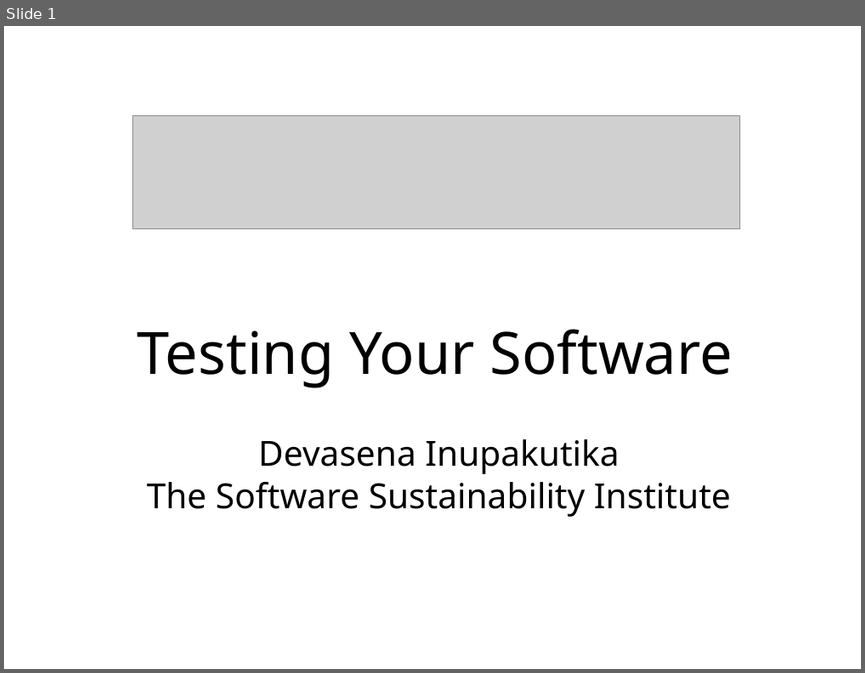
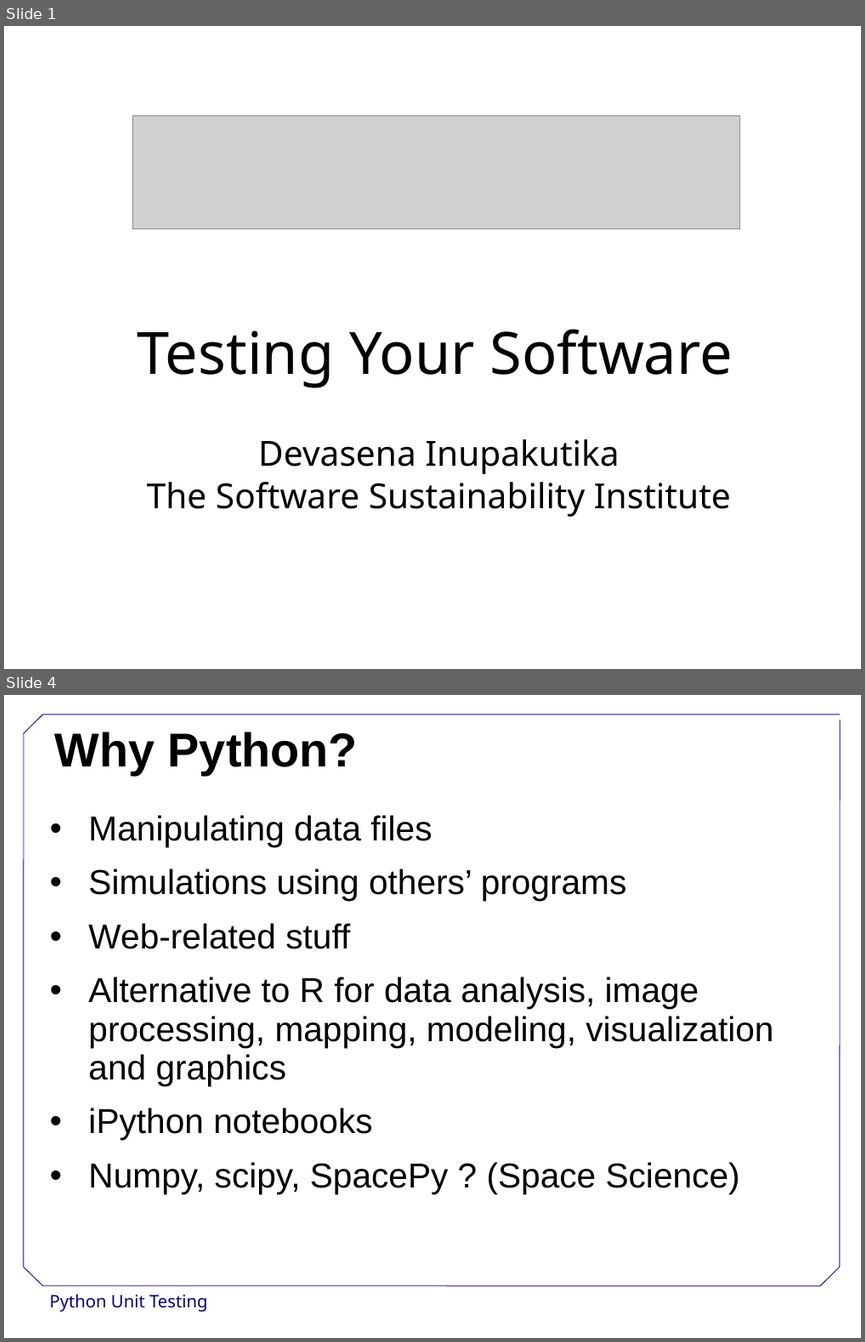
Before and after one commit to DevasenaInupakutika/2014-06-25-Reading, a slide deck: Python-Unit-Testing.ppt. Shown one above the other, each under a label of ours: slide 1 before the commit, slides 1 and 4 after it; the slides between them are not shown. The pictures are 865x673 and 865x1342 pixels, drawn with LibreOffice and Linux fonts; fonts in the diff are those of the drawing; grey boxes stand for pictures; background and template pictures are left out. Boxes give left, top, right and bottom in pixels: in the first picture for what was removed or moved away, otherwise in the second. Text is boxed around its words. In the diff, an @@ line names an element or a change of style, - is before the commit and + after.

Commit message:
Updated testing slides

```diff
--- a/Python-Unit-Testing.ppt
+++ b/Python-Unit-Testing.ppt
@@ slide 4 added at (4, 695, 861, 1338), background #FFFFFF @@
@@ title added at (54, 732, 358, 775), 44 pt, text #000000, bold @@
+Why Python?
@@ text added at (88, 815, 773, 1194), 32 pt, text #000000 @@
+• Manipulating data files
+• Simulations using others’ programs
+• Web-related stuff
+• Alternative to R for data analysis, image processing, mapping, modeling, visualization and graphics
+• iPython notebooks
+• Numpy, scipy, SpacePy ? (Space Science)
@@ group added at (24, 715, 840, 1286): 7 lines @@
@@ text added at (50, 1293, 207, 1311), 16 pt, text #000080 @@
+Python Unit Testing
@@ rectangle added at (715, 1286, 823, 1317), fill #FFFFFF @@
```
Also in this commit, not shown: 1 slide changed, 2 other slides added.
